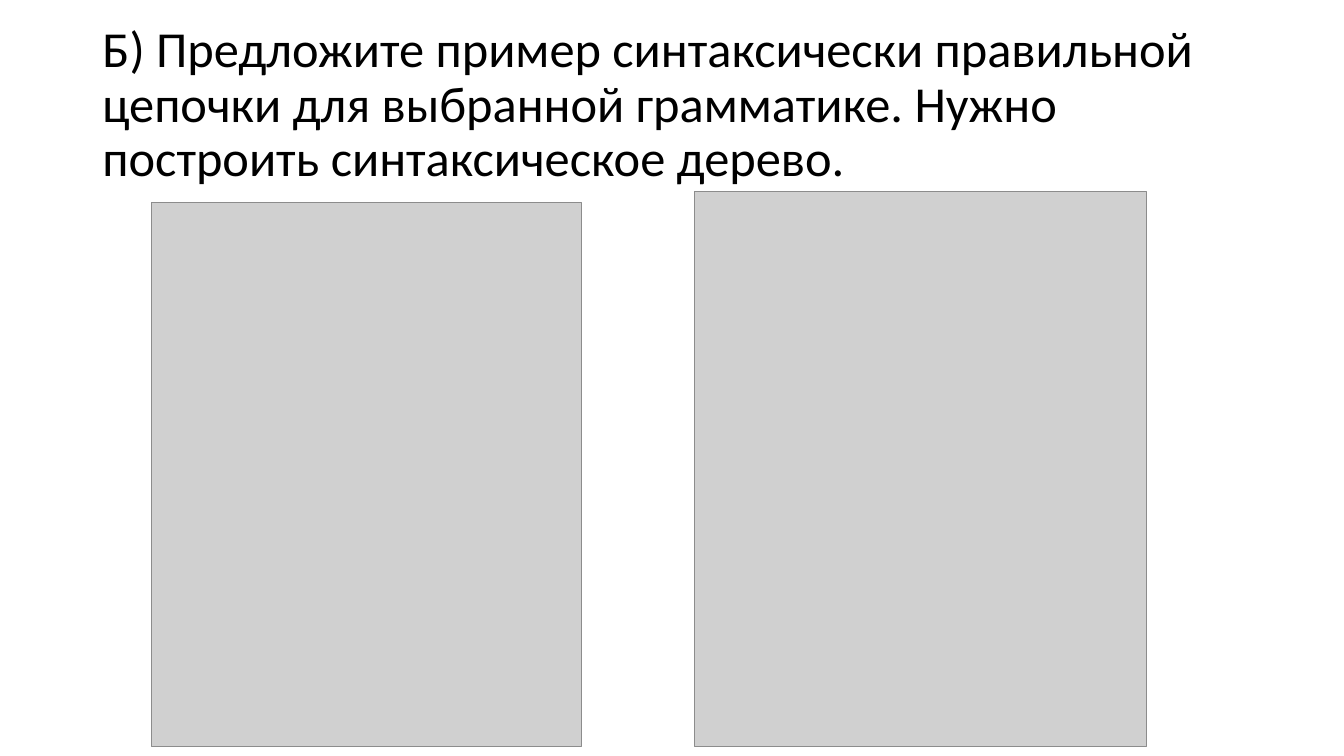
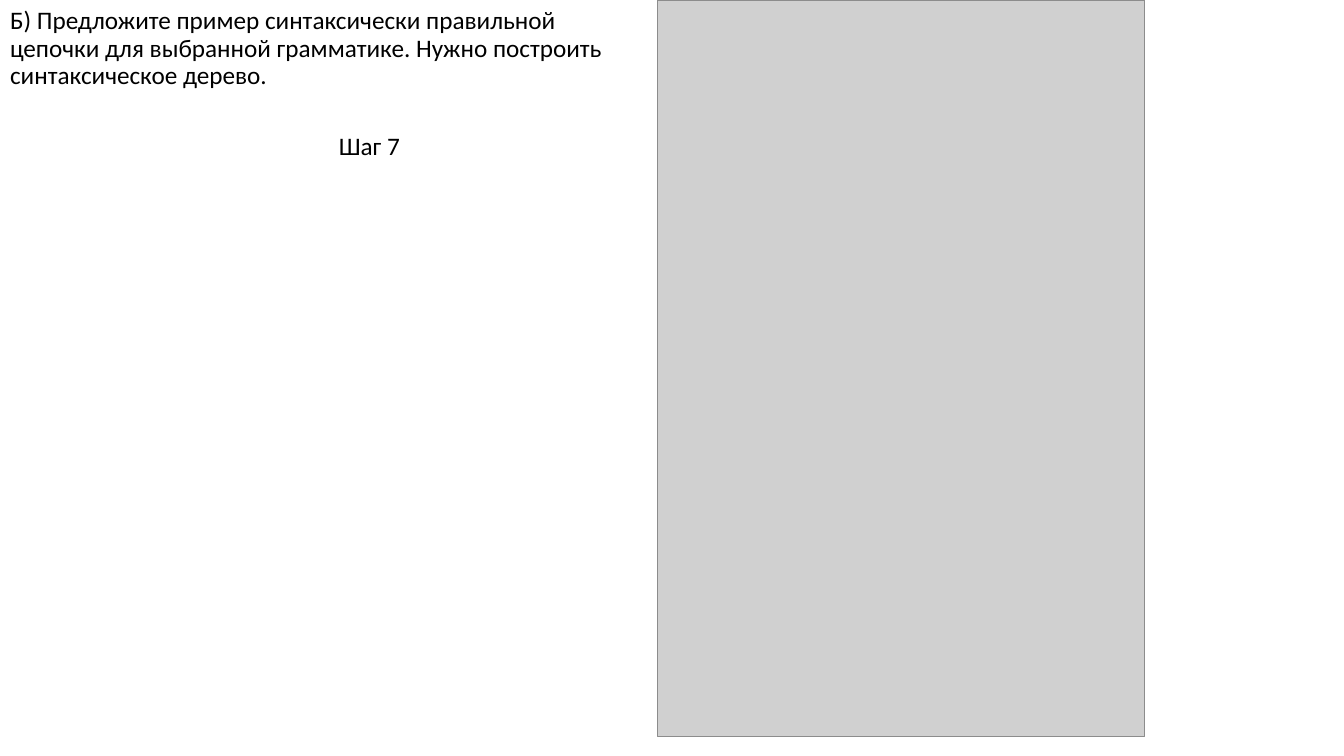
Before and after one commit to goddamnteam/korzun, a slide deck: slide 6 of task7.pptx. Drawn at 1344x756 pixels with LibreOffice and Linux fonts; fonts in the diff are those of the drawing; grey boxes stand for pictures. Boxes give left, top, right and bottom in pixels: in the first picture for what was removed or moved away, otherwise in the second. Text is boxed around its words. In the diff, an @@ line names an element or a change of style, - is before the commit and + after.

```diff
--- a/task7.pptx
+++ b/task7.pptx
@@ title "Б) Предложите пример синтаксически правильной ...": place and size @@
-title "Б) Предложите пример синтаксически правильной ..." at [102,30,1193,185]
+title "Б) Предложите пример синтаксически правильной ..." at [10,11,601,88]
@@ title "Б) Предложите пример синтаксически правильной ..." at [10,11,601,88]: size 36 to 18 pt @@
@@ picture: place and size @@
-picture at [695,192,1146,746]
+picture at [658,0,1145,737]
@@ text added at [339,138,400,155], 18 pt, text #000000 @@
+Шаг 7
@@ picture removed at [151,203,581,747] @@
```
Also in this commit, not shown: 8 other slides changed, 1 slide removed.
